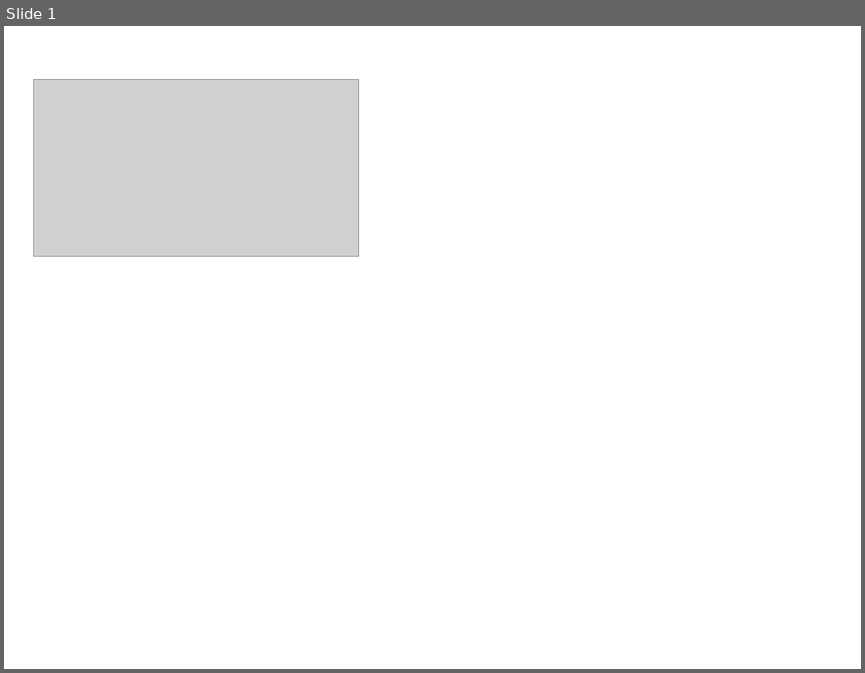
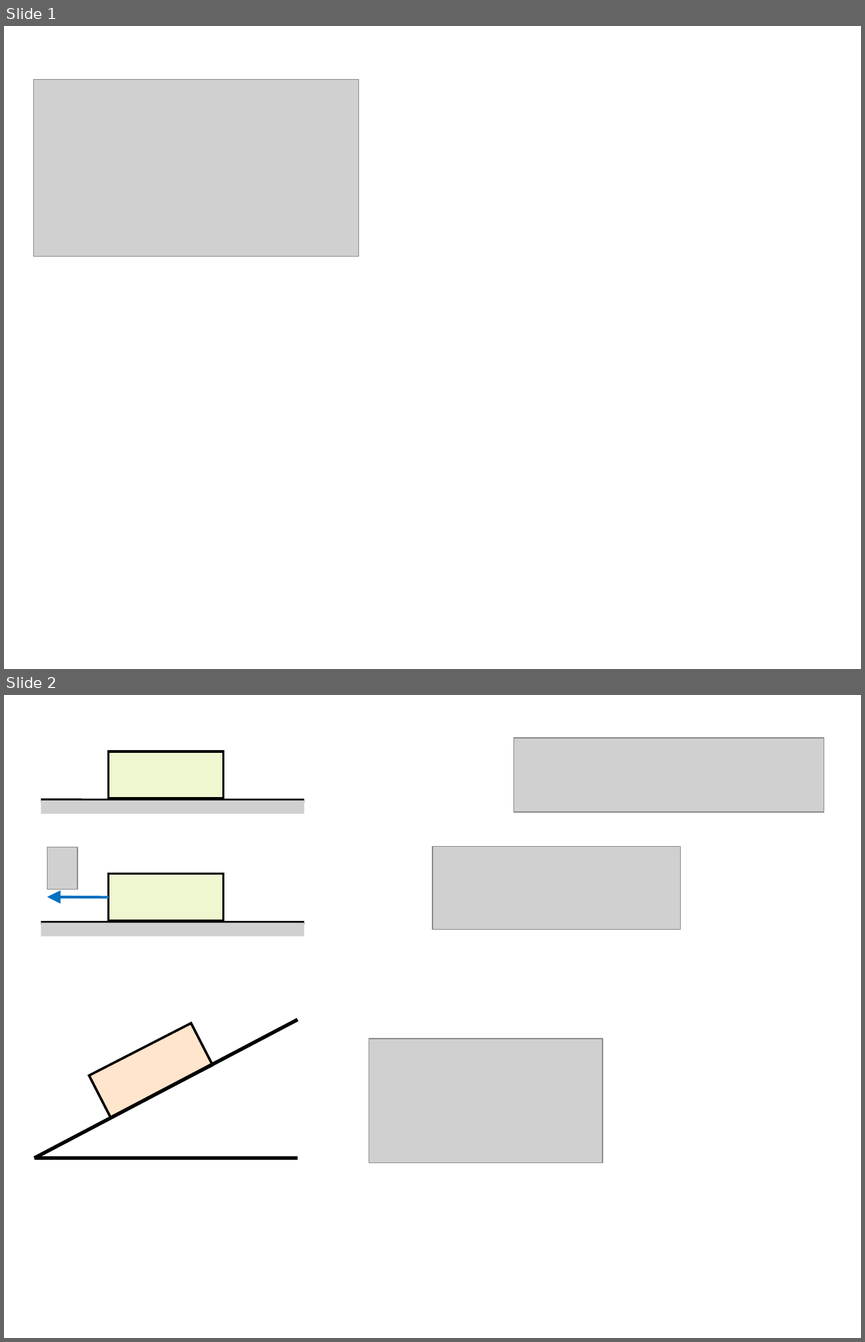
Before and after one commit to l432/NMK, a slide deck: Lecture/Chem/1semestr/Kr1_2022/SvivbesidaFigs.ppt. Shown one above the other, each under a label of ours: slide 1 before the commit, slides 1 and 2 after it. The pictures are 865x673 and 865x1342 pixels, drawn with LibreOffice and Linux fonts; fonts in the diff are those of the drawing; grey boxes stand for pictures. Boxes give left, top, right and bottom in pixels: in the first picture for what was removed or moved away, otherwise in the second. Text is boxed around its words. In the diff, an @@ line names an element or a change of style, - is before the commit and + after.

```diff
--- a/Lecture/Chem/1semestr/Kr1_2022/SvivbesidaFigs.ppt
+++ b/Lecture/Chem/1semestr/Kr1_2022/SvivbesidaFigs.ppt
@@ slide 2 added at box(4, 695, 861, 1338), background #FFFFFF @@
@@ rectangle added at box(109, 751, 224, 798), fill #EEF7D0, outline #000000 2.01 pt @@
@@ picture added at box(514, 738, 824, 813) @@
@@ line added from (41, 800) to (304, 800), #000000 3 pt @@
@@ picture added at box(41, 800, 304, 814) @@
@@ picture added at box(48, 847, 77, 889) @@
@@ picture added at box(432, 847, 680, 930) @@
@@ rectangle added at box(109, 874, 224, 921), fill #EEF7D0, outline #000000 2.01 pt @@
@@ arrow added from (109, 897) to (47, 897), #0070C0 2.24 pt @@
@@ line added from (41, 923) to (304, 923), #000000 3 pt @@
@@ picture added at box(41, 923, 304, 936) @@
@@ line added from (34, 1157) to (298, 1020), #000000 3 pt @@
@@ rectangle added at box(89, 1023, 212, 1117), fill #FFE5CC, outline #000000 2.01 pt @@
@@ picture added at box(369, 1038, 602, 1163) @@
@@ line added from (34, 1157) to (298, 1157), #000000 3 pt @@
```
Also in this commit, not shown: 3 other slides added, 1 slide removed, 2 other files.
